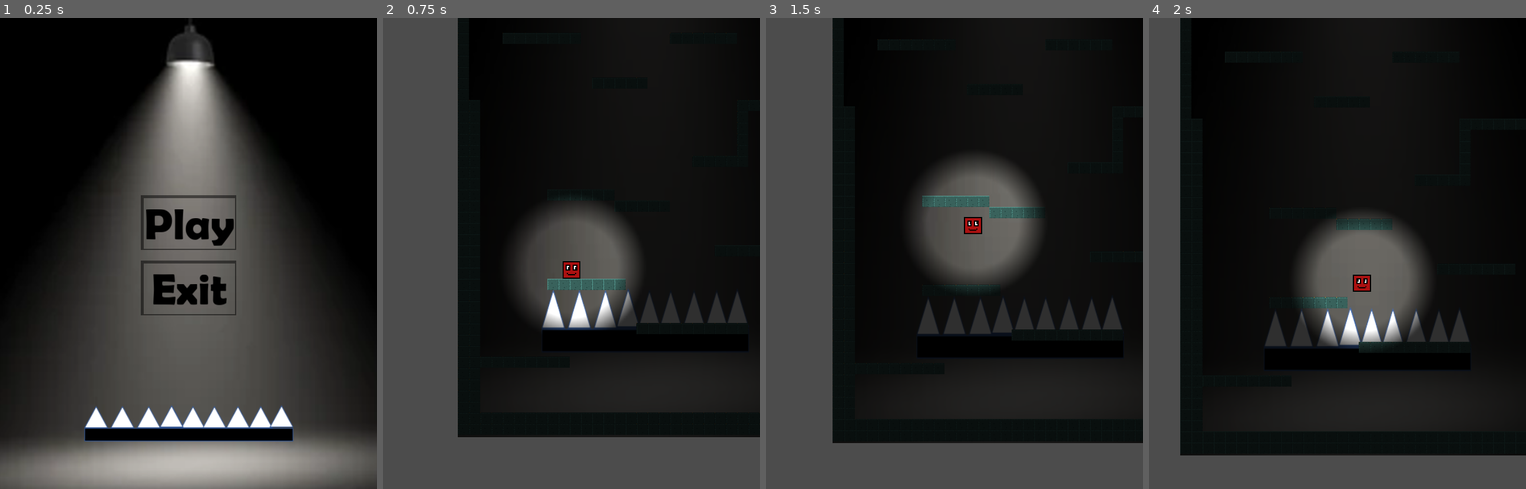
Above: before the commit, frames 1-4 (left to right).
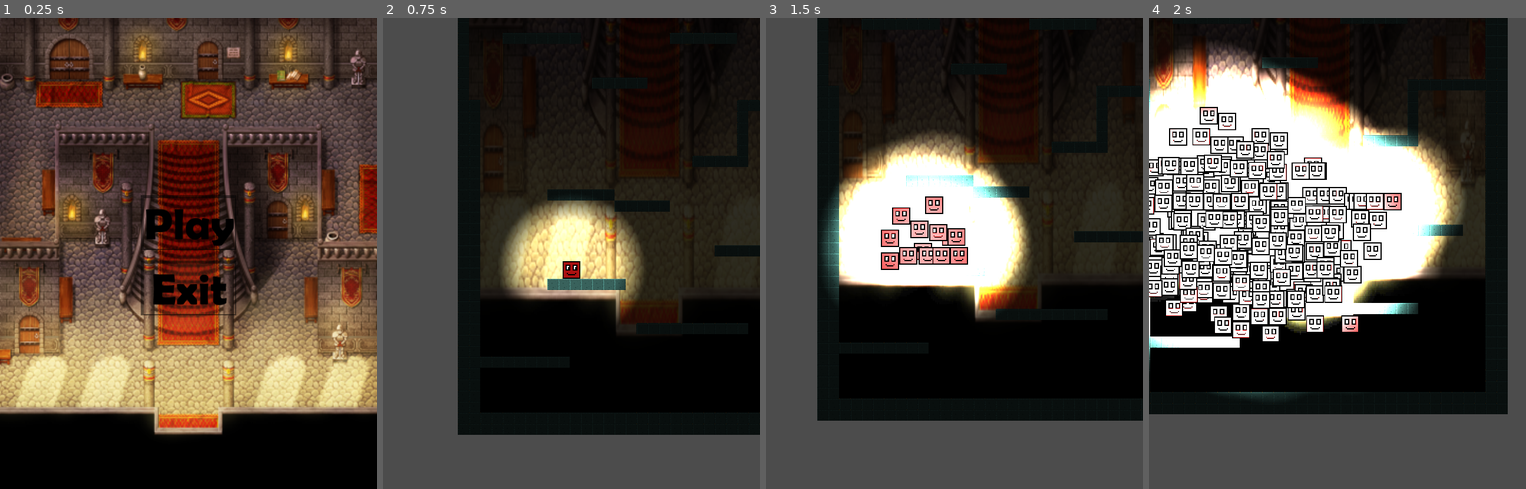
Above: after the commit, the same moments.

Repository: Triggered41/Linker
Game: Godot game, scene res://Scenes/GUI/Main_Menu.tscn
Two runs of this game, one before a commit and one after it. Both use one fixed random seed, a clock stepped at 60 frames per second and the inputs below.
Inputs:
- Up to frame 1 (0.25 s): no input
- Up to frame 2 (0.75 s): click "Play" at 0.5 s
- Up to frame 3 (1.5 s): hold Right (ui_right) from 1.28 s (still down); hold Space (ui_select) from 1.28 s (still down)
- Up to frame 4 (2 s): keep holding Right (ui_right); keep holding Space (ui_select)

The runs differ from the first frame. In frame 1, 94% of the frame differs, in the area x 0-100%, y 0-100%; in frame 2, 24%; in frame 3, 35%; in frame 4, 57%.

Commit message:
new BG and Stuff

Diff:
--- a/Player/Player.tscn
+++ b/Player/Player.tscn
@@ -3,52 +3,53 @@
 [ext_resource path="res://Scenes/Levels/Player.gd" type="Script" id=1]
 [ext_resource path="res://Texutres/enemy.png" type="Texture" id=2]
 
-[sub_resource type="CanvasItemMaterial" id=7]
+[sub_resource type="CanvasItemMaterial" id=1]
+light_mode = 2
 
-[sub_resource type="AtlasTexture" id=1]
+[sub_resource type="AtlasTexture" id=2]
 flags = 4
 atlas = ExtResource( 2 )
 region = Rect2( 0, 0, 416, 416 )
 
-[sub_resource type="AtlasTexture" id=2]
+[sub_resource type="AtlasTexture" id=3]
 flags = 4
 atlas = ExtResource( 2 )
 region = Rect2( 416, 0, 416, 416 )
 
-[sub_resource type="AtlasTexture" id=3]
+[sub_resource type="AtlasTexture" id=4]
 flags = 4
 atlas = ExtResource( 2 )
 region = Rect2( 0, 416, 416, 416 )
 
-[sub_resource type="AtlasTexture" id=4]
+[sub_resource type="AtlasTexture" id=5]
 flags = 4
 atlas = ExtResource( 2 )
 region = Rect2( 416, 416, 416, 416 )
 
-[sub_resource type="SpriteFrames" id=5]
+[sub_resource type="SpriteFrames" id=6]
 animations = [ {
-"frames": [ SubResource( 1 ), SubResource( 2 ), SubResource( 3 ), SubResource( 4 ) ],
+"frames": [ SubResource( 2 ), SubResource( 3 ), SubResource( 4 ), SubResource( 5 ) ],
 "loop": true,
 "name": "default",
 "speed": 2.0
 } ]
 
-[sub_resource type="RectangleShape2D" id=6]
+[sub_resource type="RectangleShape2D" id=7]
 extents = Vector2( 2.6, 2.7 )
 
 [node name="Player" type="KinematicBody2D"]
+material = SubResource( 1 )
 script = ExtResource( 1 )
 
 [node name="AnimatedSprite" type="AnimatedSprite" parent="."]
-material = SubResource( 7 )
 position = Vector2( 0, 1.5 )
 scale = Vector2( 0.25, 0.257212 )
-frames = SubResource( 5 )
+frames = SubResource( 6 )
 
 [node name="CollisionShape2D" type="CollisionShape2D" parent="."]
 position = Vector2( 0.471924, 4.42607 )
 scale = Vector2( 10, 10 )
-shape = SubResource( 6 )
+shape = SubResource( 7 )
 
 [node name="Camera2D" type="Camera2D" parent="."]
 current = true
--- a/Scenes/Levels/Player.gd
+++ b/Scenes/Levels/Player.gd
@@ -5,8 +5,10 @@
 export var SPEED = 500
 export var JUMP_FORCE = -1000
 export var GRAVITY = 50
-export var MAXFALLSPEED = 600
+export var MAXFALLSPEED = 800
 export var SMOOTHING = 0.25
+
+var is_clone = false
 
 # Called when the node enters the scene tree for the first time.
 func _ready():
@@ -28,8 +30,14 @@
 	if is_on_floor():
 		velocity.y = 0
 		if Input.is_action_pressed("ui_select"):
+			clone()
 			velocity.y += JUMP_FORCE
 	else:
 		velocity.y += GRAVITY
 
 	velocity.y = clamp(velocity.y, JUMP_FORCE, MAXFALLSPEED)
+
+func clone():
+	var i = duplicate()
+	get_tree().root.add_child(i)
+	i.global_position = global_position
--- a/Scenes/Levels/temp_level.tscn
+++ b/Scenes/Levels/temp_level.tscn
@@ -34,12 +34,12 @@
 [node name="temp_level" type="Node2D"]
 
 [node name="main_menuBG" type="Sprite" parent="."]
-position = Vector2( 536.027, 151.871 )
-scale = Vector2( 1.96707, 3.56659 )
+position = Vector2( 548.626, 139.272 )
+scale = Vector2( 2.97218, 5.56609 )
 texture = ExtResource( 4 )
 
 [node name="TileMap" type="TileMap" parent="."]
-tile_set = SubResource( 4 )
+tile_set = SubResource( 2 )
 cell_size = Vector2( 32, 32 )
 format = 1
 tile_data = PoolIntArray( -2162688, 0, 0, -2162655, 0, 0, -2097152, 0, 0, -2097145, 0, 0, -2097144, 0, 0, -2097119, 0,  …(6492 unchanged characters)…
Binary file changed: Scenes/GUI/Assets/main_menuBG.png
Not shown: 2 places in Scenes/Levels/temp_level.tscn that only renumber resources
